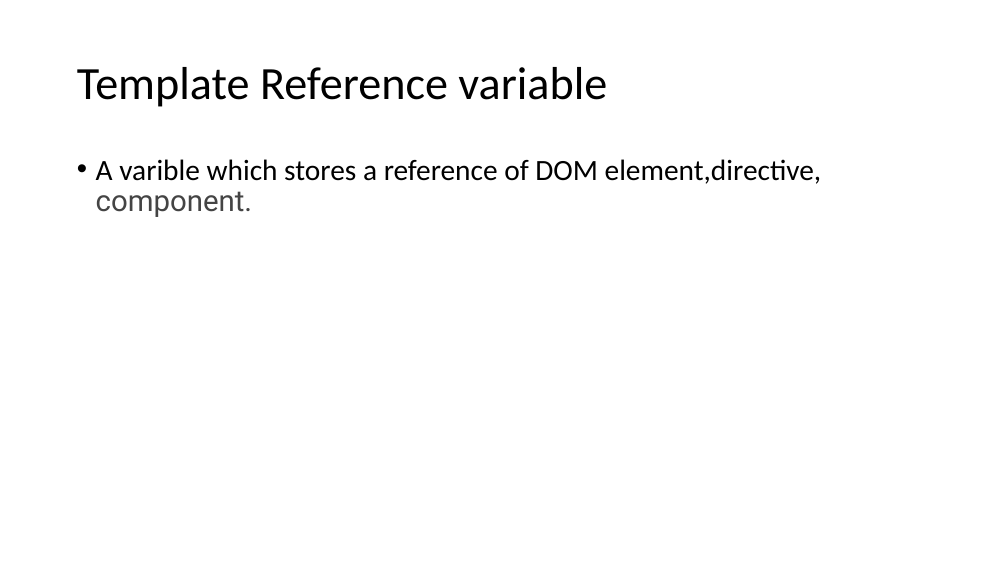
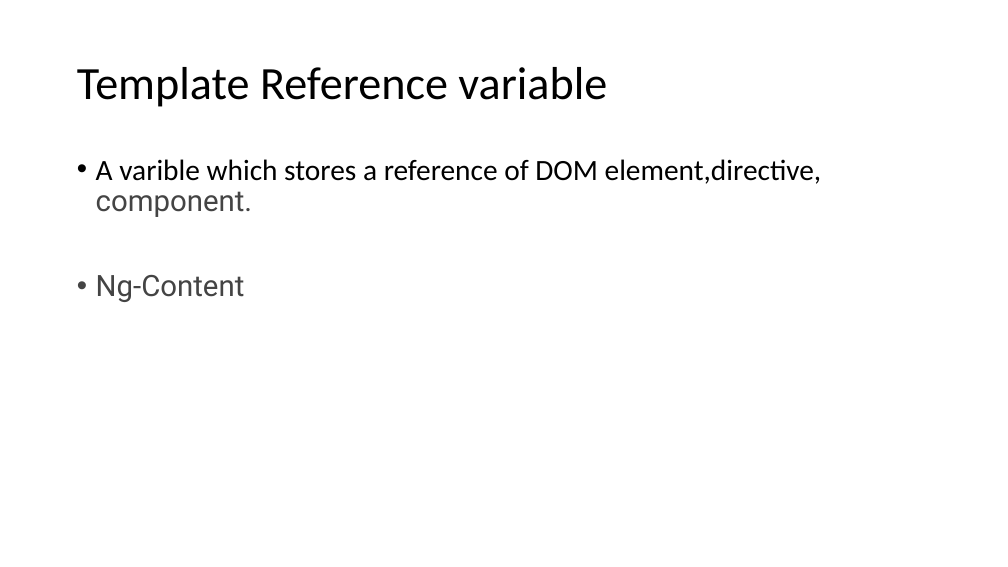
Before and after one commit to 00Maddy/angularDemo, a slide deck: slide 18 of ANGULAR.pptm. Drawn at 1008x567 pixels with LibreOffice and Linux fonts; fonts in the diff are those of the drawing. Boxes give left, top, right and bottom in pixels: in the first picture for what was removed or moved away, otherwise in the second. Text is boxed around its words. In the diff, an @@ line names an element or a change of style, - is before the commit and + after.

```diff
--- a/ANGULAR.pptm
+++ b/ANGULAR.pptm
@@ text at (96, 275, 245, 302): paragraph added @@
+• Ng-Content
```
Also in this commit, not shown: 7 other files.
